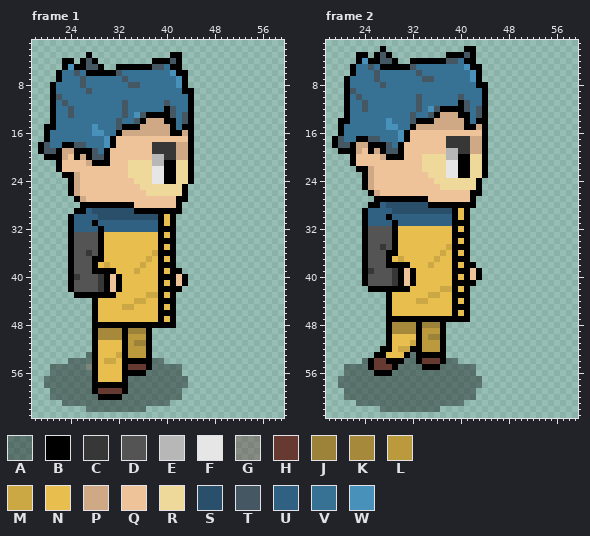
Pixel-art file: aseprite/player-base/walk_right.aseprite. This is how it looked before the edit.
64x64 pixels, 6 frames. Shown: frame 1: x 18..59, y 1..63; frame 2: x 18..59, y 1..63. The commit also changed other frames, which this record leaves out.
Visible layers, top first: "Layer 2", "Layer 3" opacity 38%.
Palette (. is transparent): A #00000060  B #000000  C #373737  D #555454  E #b7b7b7  F #e6e6e6  G #66393160  H #663931  J #9d833a  K #a6893a  L #bb9a3e  M #cca844  N #e8bf4e  P #cfa986  Q #eec39a  R #eed89a  S #294f6a  T #455762  U #306082  V #377294  W #4891bb
Pixels before, frame 1 (only the part around the change), first column x 18:
28 ........BBBBBBBBBQQQQQQQB.................
29 .......BBUSSSSSSSBBBBBBBB.................
30 ......BUUUUSSSSSSSSSSBNB..................
31 ......BUUUBUUUUUUUUUUBNB..................
32 ......BUUUUBUUUUUUUUUBBB..................
33 ......BDDDDBNNNNNNNNNBNB..................
34 ......BDDDDBNNNNNNNNNBBB..................
35 ......BDDDDBNNNNNNNNNBNB..................
36 ......BDDCDBNNNNNNNNMBBB..................
37 ......BDDDBBNNNNNNNMNBNB..................
38 ......BDDDBNMNNNNNMNNBBB..................
39 ......BDDDBBBBNNNMNNNBNBB.................
40 ......BCDDDCBQBNNNNNNBBBQB................
41 ......BDDDDCBQBNNNNNNBNBQB................
42 ......BDDDDCBQBNNNNNNBBBB.................
43 .......BBBBBBBNNNNNMMBNB..................
44 ..........BNNNNNNMMNNBBB..................
45 ..........BNNNNMMNNNNBNB..................
46 ..........BNNNNNNNNNNBBB..................
47 ..........BNNNNNNNNNNBNB..................
48 ..........BBBBBBBBBBBBBB..................
49 ..........BKKKKBJJJB......................
50 ..........BKKKKBLLLB......................
51 ..........BNNNNBLJJB......................
52 ..........BNNNNBLLLB......................
53 .........ABNNNMBLLLB......................
54 ......AAAABNMMNBBBBBAA....................
55 ...AAAAAAGBNNNNBHHHBAAAAA.................
56 ...AAAAAAABNNNNBBBBAAAAAA.................
57 ..AAAAAAAABNNNNBAAAAAAAAAA................
58 ..AAAAAAAABBBBBBAAAAAAAAAA................
59 ...AAAAAAABHHHHBAAAAAAAAA.................
60 ...AAAAAAAABBBBAAAAAAAAAA.................
61 .....AAAAAAAAAAAAAAAAAA...................
Pixels before, frame 2 (only the part around the change), first column x 18:
25 ......BPQQQQQQQQQQQRRRRRRB................
26 .......BPQQQQQQQQQQQQQQQBB................
27 ........BBBBBBBBBQQQQQQQB.................
28 .......BBUSSSSSSSBBBBBBBB.................
29 ......BUUUUSSSSSSSSSSBNB..................
30 ......BUUUBUUUUUUUUUUBNB..................
31 ......BUUUUBUUUUUUUUUBBB..................
32 ......BDDDDBNNNNNNNNNBNB..................
33 ......BDDDDBNNNNNNNNNBBB..................
34 ......BDDDDBNNNNNNNNNBNB..................
35 ......BDDCDBNNNNNNNNMBBB..................
36 ......BDDDBBNNNNNNNMNBNB..................
37 ......BDDDBNMNNNNNMNNBBB..................
38 ......BDDDBBBBNNNMNNNBNBB.................
39 ......BCDDDCBQBNNNNNNBBBQB................
40 ......BDDDDCBQBNNNNNNBNBQB................
41 ......BDDDDCBQBNNNNNNBBBB.................
42 .......BBBBBBBNNNNNMMBNB..................
43 ..........BNNNNNNMMNNBBB..................
44 ..........BNNNNMMNNNNBNB..................
45 ..........BNNNNNNNNNNBBB..................
46 ..........BNNNNNNNNNNBNB..................
47 ..........BBBBBBBBBBBBBB..................
48 ..........BKKKKBJJJB......................
49 ..........BKKKKBLLLB......................
50 ..........BNNNNBLJJB......................
51 ..........BNNNMBLLLB......................
And afterwards:
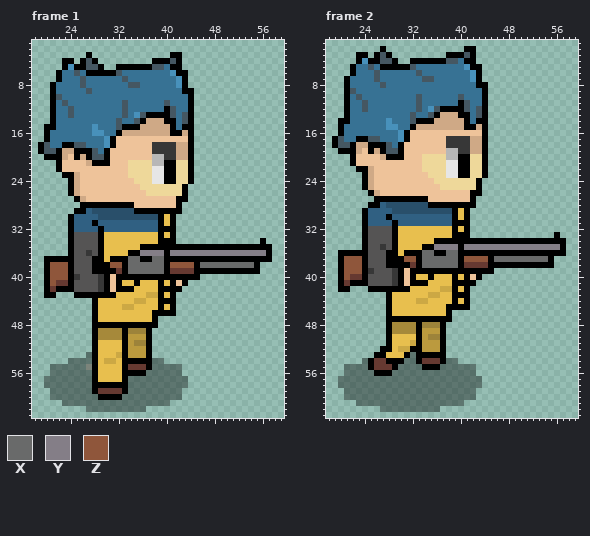
Colours new in this view: X #696a6a  Y #847e87  Z #8f563b
The exact change:
layer "Player" added
layer "Shotgun" added
layer "Layer 2" removed
Changed rows in their new state; - is an unchanged pixel.
Frame 1:
first column x 20:
34 ------------------------------------B-
35 ----------------BBB-B-BBBBBBBBBBBBBBBB
36 --------------BBYYYY-YYYYYYYYYYYYYYYYB
37 BBBB-------BBBXXBBXXB-BBBBBBBBBBBBBBBB
38 BZZZ-----BBZZBXXXXXX-ZZZZBXXXXXXXXXB--
39 BZZZ--------HBXXXXXXBHHHHBBBBBBBBBBB--
40 BZZZ---------BBBBBB---B-BB------------
41 BZHH-----------B----------------------
42 BHBB---------BB-----------------------
43 BB------------------------------------
46 ------------------B-------------------
47 ------------------B...----------------
48 -------------------...----------------
Frame 2:
first column x 20:
33 ------------------------------------B-
34 ----------------BBB-B-BBBBBBBBBBBBBBBB
35 --------------BBYYYY-YYYYYYYYYYYYYYYYB
36 BBBB-------BBBXXBBXXB-BBBBBBBBBBBBBBBB
37 BZZZ-----BBZZBXXXXXX-ZZZZBXXXXXXXXXB--
38 BZZZ--------HBXXXXXXBHHHHBBBBBBBBBBB--
39 BZZZ---------BBBBBB---B-BB------------
40 BZHH-----------B----------------------
41 BHBB---------BB-----------------------
42 BB------------------------------------
45 ------------------B-------------------
46 ------------------B...----------------
47 -------------------...----------------
